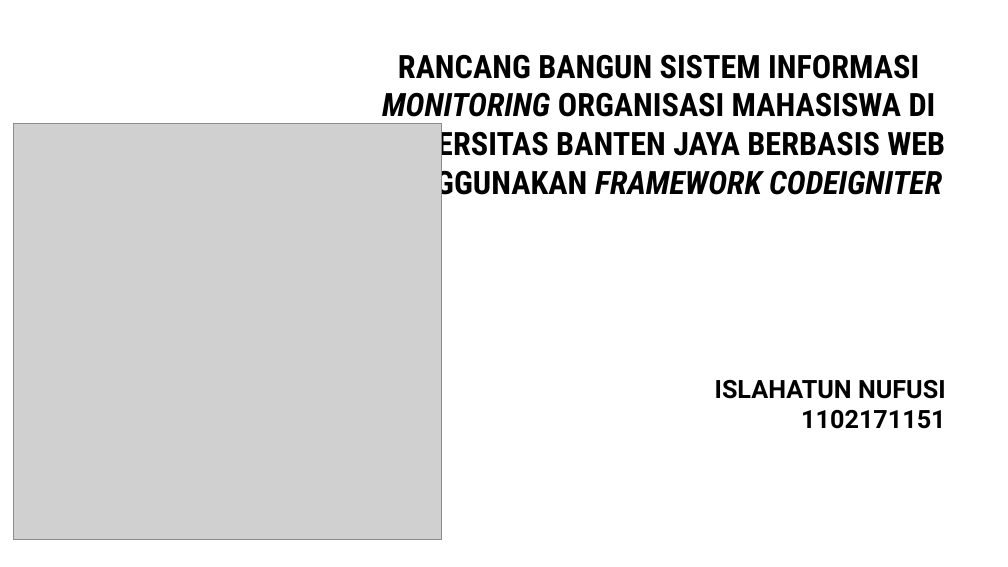
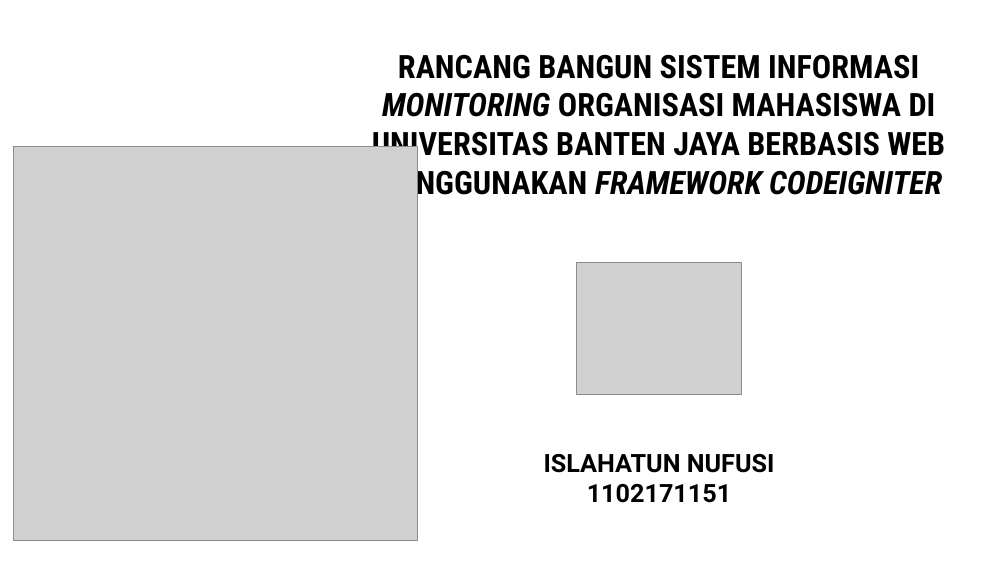
Before and after one commit to islahatun/laporan_Skripsi, a slide deck: slide 1 of bismillah sidang.pptx. Drawn at 1008x567 pixels with LibreOffice and Linux fonts; fonts in the diff are those of the drawing; grey boxes stand for pictures. Boxes give left, top, right and bottom in pixels: in the first picture for what was removed or moved away, otherwise in the second. Text is boxed around its words. In the diff, an @@ line names an element or a change of style, - is before the commit and + after.

```diff
--- a/bismillah sidang.pptx
+++ b/bismillah sidang.pptx
@@ picture resized from (x1=13, y1=123, x2=442, y2=540) to (x1=13, y1=147, x2=417, y2=540) @@
@@ picture added at (x1=577, y1=262, x2=742, y2=394) @@
@@ subtitle "ISLAHATUN NUFUSI" moved from (x1=715, y1=380, x2=946, y2=429) to (x1=544, y1=454, x2=775, y2=503) @@
@@ subtitle "ISLAHATUN NUFUSI" at (x1=544, y1=454, x2=775, y2=503): alignment right to centre @@
```
Also in this commit, not shown: 4 other slides changed, 2 slides added.
